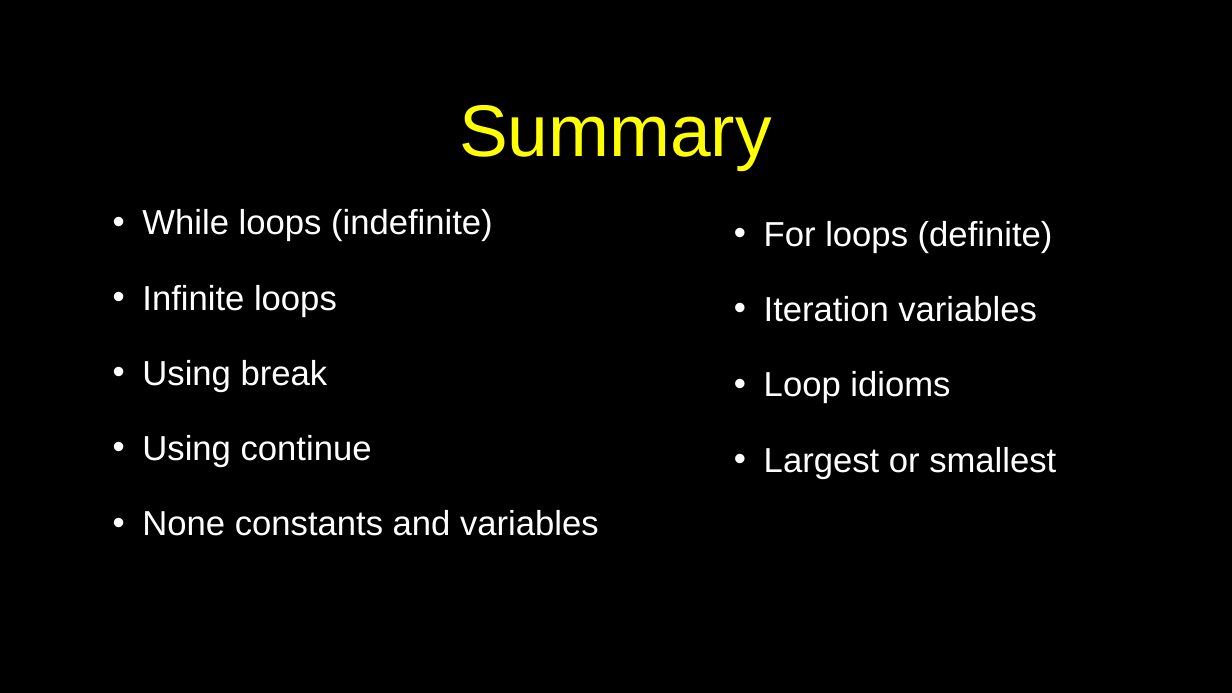
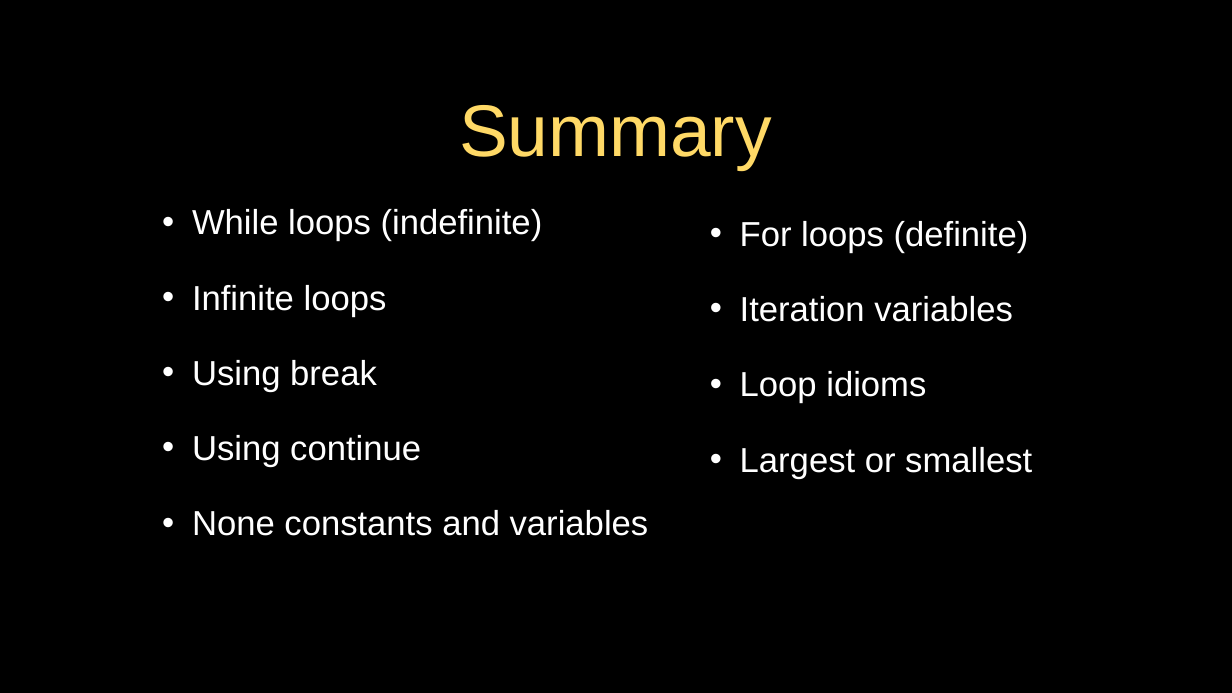
Before and after one commit to csev/py4e, a slide deck: slide 52 of lectures3/Pythonlearn-05-Iterations.pptx. Drawn at 1232x693 pixels with LibreOffice and Linux fonts; fonts in the diff are those of the drawing. Boxes give left, top, right and bottom in pixels: in the first picture for what was removed or moved away, otherwise in the second. Text is boxed around its words. In the diff, an @@ line names an element or a change of style, - is before the commit and + after.

```diff
--- a/lectures3/Pythonlearn-05-Iterations.pptx
+++ b/lectures3/Pythonlearn-05-Iterations.pptx
@@ title "Summary" at box(459, 105, 772, 170): text colour #FFFF00 to #FFD966 @@
@@ text "While loops (indefinite)": place and size @@
-text "While loops (indefinite)" at box(142, 209, 599, 536)
+text "While loops (indefinite)" at box(192, 209, 649, 536)
@@ text "For loops (definite)": place and size @@
-text "For loops (definite)" at box(764, 221, 1056, 479)
+text "For loops (definite)" at box(740, 221, 1032, 479)
```
Also in this commit, not shown: 47 other slides changed, 7 other files.
